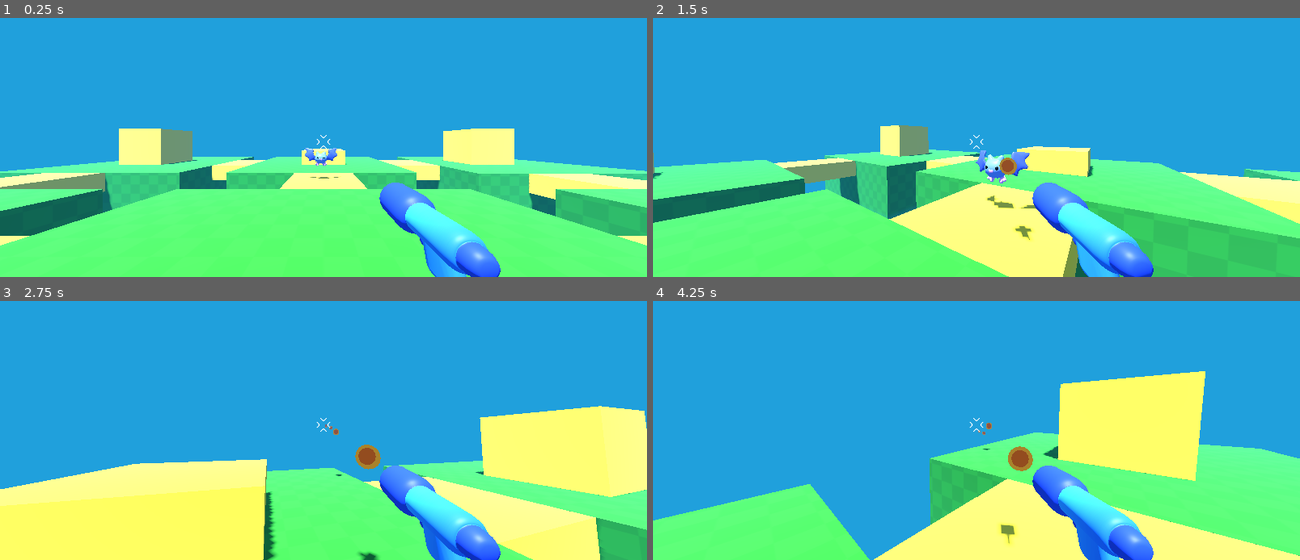
Above: before the commit, frames 1-4 (two rows, left to right).
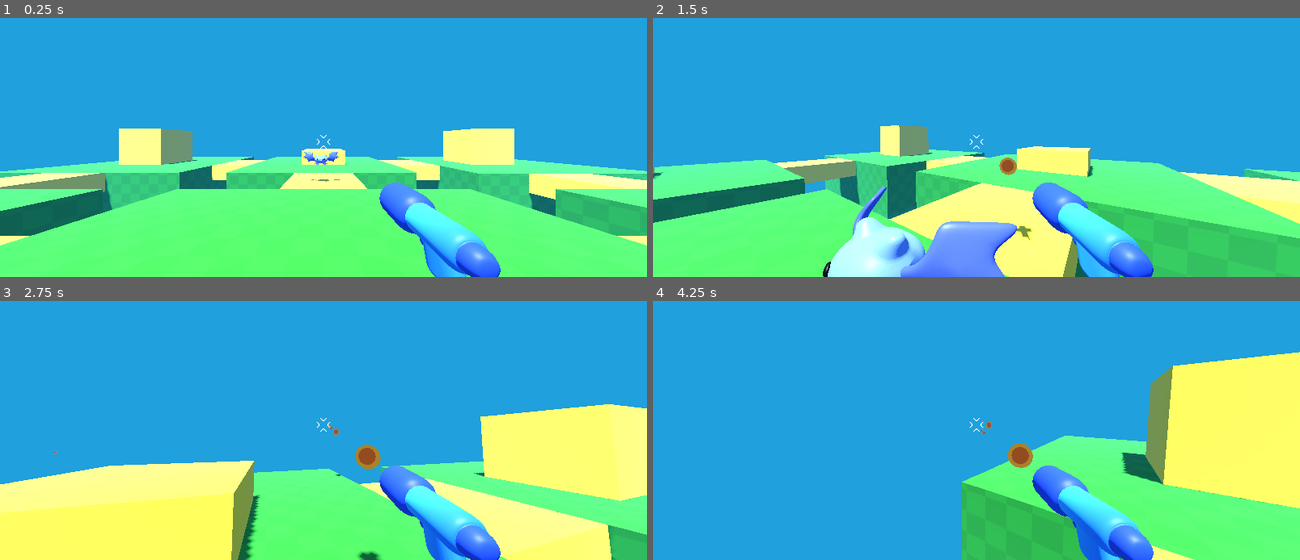
Above: after the commit, the same moments.

Repository: aloepker/first-practice-3d-game-project
Game: Godot game, scene res://game.tscn
Two runs of this game, one before a commit and one after it. Both use one fixed random seed, a clock stepped at 60 frames per second and the inputs below.
Inputs (mouse positions are in pixels of both pictures, inside the frame that each line leads up to):
- Up to frame 1 (0.25 s): no input
- Up to frame 2 (1.5 s): move the mouse to (1008, 139) at 0.52 s; hold Right mouse button (shoot) 0.53-1.28 s; hold W (move_forward) from 0.53 s (still down); tap Space (jump) at 0.77 s; move the mouse to (944, 142) at 1.27 s; right-click (944, 142) at 1.35 s
- Up to frame 3 (2.75 s): keep holding W (move_forward); tap Space (jump) at 1.52 s; move the mouse to (336, 420) at 2.02 s; hold Right mouse button (shoot) from 2.03 s (still down)
- Up to frame 4 (4.25 s): keep holding W (move_forward); move the mouse to (970, 427) at 2.77 s; release Right mouse button (shoot) at 2.78 s; right-click (970, 427) at 2.85 s; tap Space (jump) at 3.02, 3.77 s; move the mouse to (1021, 427) at 3.52 s; hold Right mouse button (shoot) from 3.53 s (still down)

The runs differ from the first frame. In frame 1, 0.2% of the frame differs, in the area x 46-53%, y 50-64%; in frame 2, 5.8%; in frame 3, 5.6%; in frame 4, 32%, in the area x 0-100%, y 19-100%.

Commit message:
set the bat to follow the player, need to correct the direction of the bat still

Diff:
--- a/mob/bat/bat_model.gd
+++ b/mob/bat/bat_model.gd
@@ -1,6 +1,10 @@
 extends Node3D
 
+
+
 @onready var animation_tree: AnimationTree = %AnimationTree
+
+
 
 func hurt():
 #	animation_tree.set("parameters/OneShot/request", true)
--- a/mob/bat/bat_model.tscn
+++ b/mob/bat/bat_model.tscn
@@ -59,19 +59,22 @@
 script = ExtResource("2_vgr6s")
 
 [node name="Skeleton3D" parent="Armature" parent_id_path=PackedInt32Array(1644333598) index="0" unique_id=2079112780]
-bones/0/position = Vector3(0, -0.0001643938, 0)
-bones/1/rotation = Quaternion(0.00090616196, 0.15870348, -0.6910126, 0.70520496)
-bones/2/rotation = Quaternion(-0.0012448682, -0.0003563155, 0.29362917, 0.95591855)
-bones/3/rotation = Quaternion(0.091834925, 0.076828115, 0.2852753, 0.95093733)
-bones/4/rotation = Quaternion(0.00090616196, -0.15870348, 0.6910126, 0.70520496)
-bones/5/rotation = Quaternion(-0.0012448682, 0.0003563155, -0.29362917, 0.95591855)
-bones/6/rotation = Quaternion(0.091834925, -0.076828115, -0.2852753, 0.95093733)
+bones/0/position = Vector3(0, -0.007400004, 0)
+bones/1/rotation = Quaternion(-0.028654926, 0.18848532, -0.6867176, 0.7014778)
+bones/2/rotation = Quaternion(-0.056015443, -0.016041048, 0.27483782, 0.9597235)
+bones/3/rotation = Quaternion(0.04121358, 0.059984986, 0.2647528, 0.96156603)
+bones/4/rotation = Quaternion(-0.028654926, -0.18848532, 0.6867176, 0.7014778)
+bones/5/rotation = Quaternion(-0.056015443, 0.016041048, -0.27483782, 0.9597235)
+bones/6/rotation = Quaternion(0.04121358, -0.059984986, -0.2647528, 0.96156603)
 bones/7/position = Vector3(0.1309921, -0.22739176, -0.087851465)
 bones/7/rotation = Quaternion(0.26196837, 0.08345512, 0.26575127, 0.9240044)
-bones/8/rotation = Quaternion(3.8295887e-08, 0.702512, 0.7116718, 2.2400508e-08)
+bones/8/rotation = Quaternion(3.8433356e-08, 0.69088244, 0.72296715, 1.6451473e-08)
 bones/10/position = Vector3(-0.1309921, -0.22739176, -0.087851465)
 bones/10/rotation = Quaternion(0.26196837, -0.083455116, -0.26575127, 0.9240044)
-bones/11/rotation = Quaternion(2.1586693e-08, 0.702512, 0.7116718, 3.5399797e-08)
+bones/11/rotation = Quaternion(2.5423756e-08, 0.69088244, 0.72296715, 3.637758e-08)
+
+[node name="bat" parent="Armature/Skeleton3D" index="0" unique_id=1450876937]
+transform = Transform3D(1, 0, 0, 0, 0.67999995, 0, 0, 0, 1, 0, 0, 0)
 
 [node name="AnimationPlayer" parent="." index="1" unique_id=563622237]
 libraries/custom = SubResource("AnimationLibrary_030dj")
--- a/mob/mob.gd
+++ b/mob/mob.gd
@@ -1,6 +1,18 @@
 extends RigidBody3D
+
+var speed = randf_range(2.0, 4.0)
 
 @onready var bat_model = %bat_model
 
+@onready var player = get_node("/root/Game/Player")
+
+
+#sets physics for the node for each frame
+func _physics_process(delta):
+	var direction = global_position.direction_to(player.global_position)
+	direction.y = 0.0
+	linear_velocity = direction * speed
+
+
 func take_damage():
 	bat_model.hurt()
